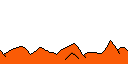
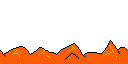
Layered file, before and after one edit (128px x 64px). Changes by layer:
painted on "Слой 2" over [12, 45, 117, 58]
